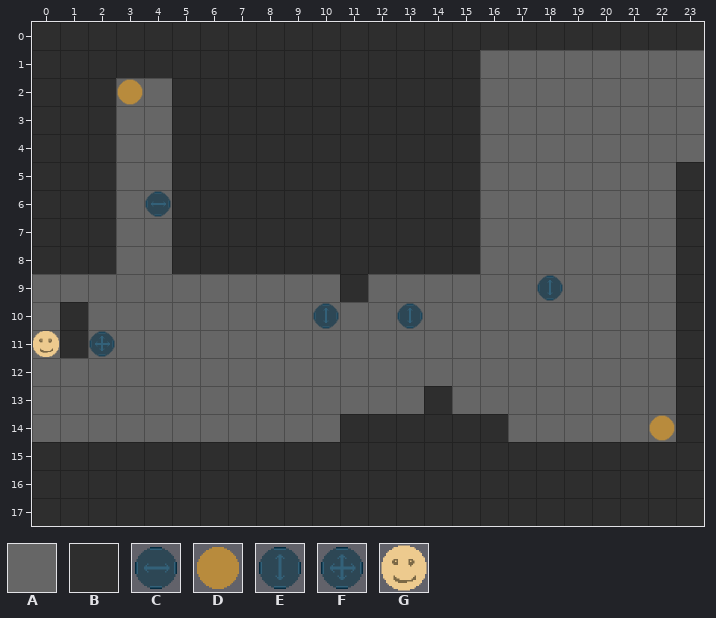
A Tiled map gets an edit: android/assets/maps/mapWE.tmx. The first picture shows the starting point.
Cells are 64x64 px. Shown: x 0..23, y 0..17.
Key: from "tilset": A 0, B 1, C 3, D 4, E 6, F 7, G 8.
_ is an empty cell.
Layer "bg" before, first column x 0:
 0 BBBBBBBBBBBBBBBBBBBBBBBB
 1 BBBBBBBBBBBBBBBBAAAAAAAA
 2 BBBAABBBBBBBBBBBAAAAAAAA
 3 BBBAABBBBBBBBBBBAAAAAAAA
 4 BBBAABBBBBBBBBBBAAAAAAAA
 5 BBBAABBBBBBBBBBBAAAAAAAB
 6 BBBAABBBBBBBBBBBAAAAAAAB
 7 BBBAABBBBBBBBBBBAAAAAAAB
 8 BBBAABBBBBBBBBBBAAAAAAAB
 9 AAAAAAAAAAABAAAAAAAAAAAB
10 ABAAAAAAAAAAAAAAAAAAAAAB
11 ABAAAAAAAAAAAAAAAAAAAAAB
12 AAAAAAAAAAAAAAAAAAAAAAAB
13 AAAAAAAAAAAAAABAAAAAAAAB
14 AAAAAAAAAAABBBBBBAAAAAAB
15 BBBBBBBBBBBBBBBBBBBBBBBB
16 BBBBBBBBBBBBBBBBBBBBBBBB
17 BBBBBBBBBBBBBBBBBBBBBBBB
Layer "fg" before, first column x 0:
 0 ________________________
 1 ________________________
 2 ___D____________________
 3 ________________________
 4 ________________________
 5 ________________________
 6 ____C___________________
 7 ________________________
 8 ________________________
 9 __________________E_____
10 __________E__E__________
11 G_F_____________________
12 ________________________
13 ________________________
14 ______________________D_
15 ________________________
16 ________________________
17 ________________________
The result:
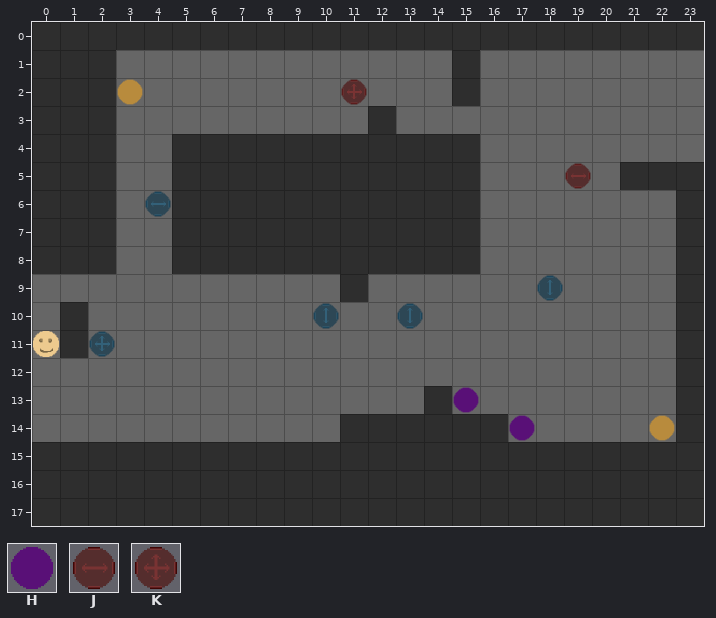
Further tiles: from "tilset": H 5, J 11, K 15.
Change:
Layer "bg":
y 1: x 3..14 BBBBBBBBBBBB -> AAAAAAAAAAAA
y 2: x 5..14 BBBBBBBBBB -> AAAAAAAAAA
y 3: x 5..11 BBBBBBB -> AAAAAAA; x 13..15 BBB -> AAA
y 5: x 21..22 AA -> BB
Layer "fg":
y 2: x 11 _ -> K
y 5: x 19 _ -> J
y 13: x 15 _ -> H
y 14: x 17 _ -> H
